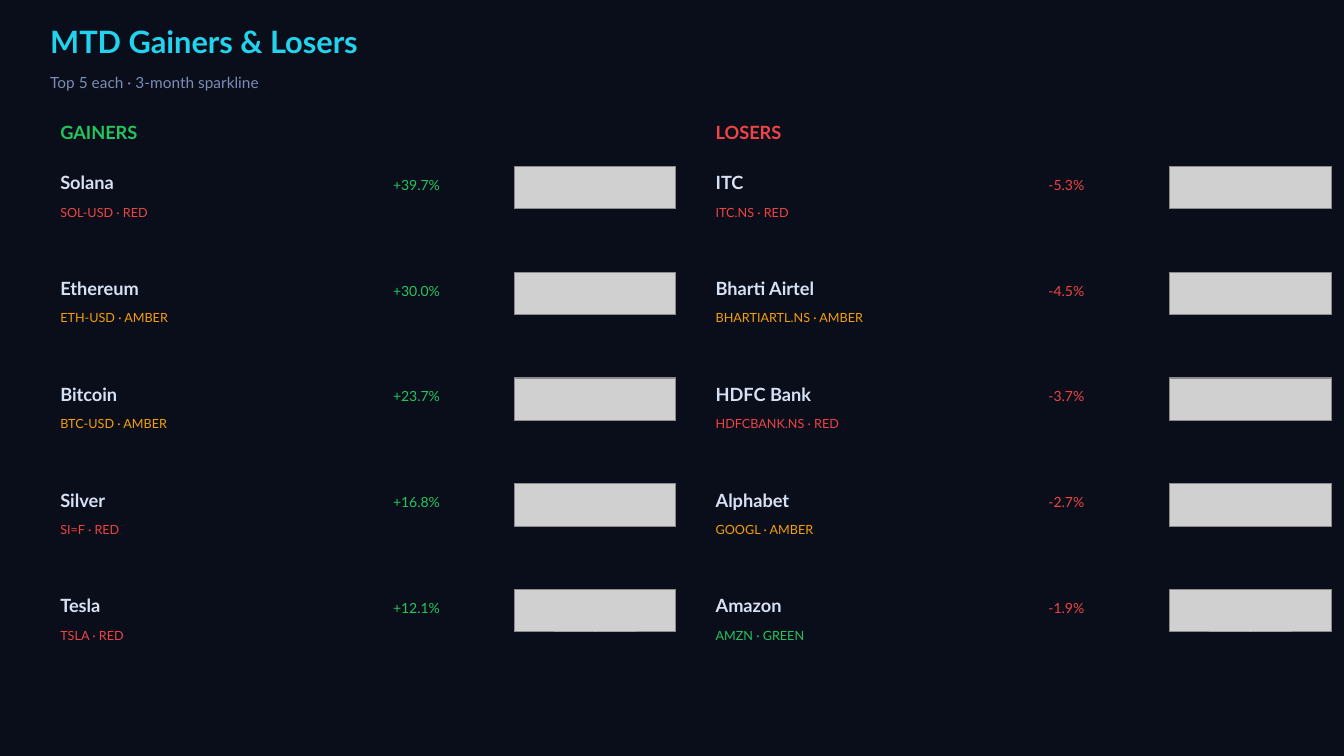
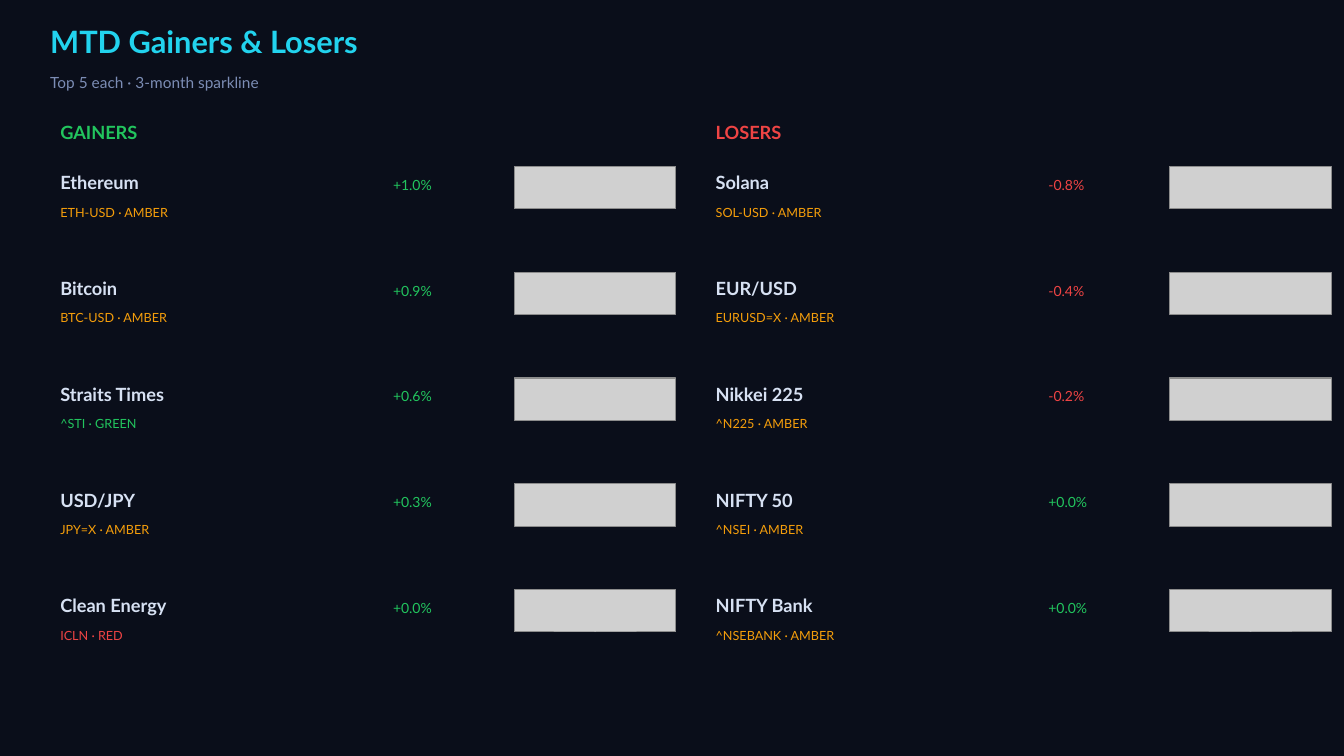
Before and after one commit to Pravkum23/pmr-terminal, a slide deck: slide 2 of docs/pmr_daily.pptx. Drawn at 1344x756 pixels with LibreOffice and Linux fonts; fonts in the diff are those of the drawing; grey boxes stand for pictures. Boxes give left, top, right and bottom in pixels: in the first picture for what was removed or moved away, otherwise in the second. Text is boxed around its words. In the diff, an @@ line names an element or a change of style, - is before the commit and + after.

```diff
--- a/docs/pmr_daily.pptx
+++ b/docs/pmr_daily.pptx
@@ text "Ethereum": place and size @@
-text "Ethereum" at <box>60,281,138,295</box>
+text "Ethereum" at <box>60,175,138,189</box>
@@ text removed at <box>60,175,114,189</box> @@
-Solana
@@ text at <box>716,175,770,189</box>: text changed @@
-ITC
+Solana
@@ text at <box>60,208,168,217</box>: text changed; text colour #EF4444 to #F59E0B @@
-SOL-USD · RED
+ETH-USD · AMBER
@@ text at <box>393,180,432,190</box>: text changed @@
-+39.7%
++1.0%
@@ text at <box>716,208,822,217</box>: text changed; text colour #EF4444 to #F59E0B @@
-ITC.NS · RED
+SOL-USD · AMBER
@@ text at <box>1048,180,1084,190</box>: text changed @@
--5.3%
+-0.8%
@@ text "Bitcoin": place and size @@
-text "Bitcoin" at <box>60,387,117,401</box>
+text "Bitcoin" at <box>60,281,117,295</box>
@@ text at <box>393,286,432,296</box>: text changed @@
-+30.0%
++0.9%
@@ text at <box>716,281,797,296</box>: text changed @@
-Bharti Airtel
+EUR/USD
@@ text at <box>1048,286,1084,296</box>: text changed @@
--4.5%
+-0.4%
@@ text at <box>60,313,167,322</box>: text changed @@
-ETH-USD · AMBER
+BTC-USD · AMBER
@@ text at <box>716,313,835,322</box>: text changed @@
-BHARTIARTL.NS · AMBER
+EURUSD=X · AMBER
@@ text added at <box>60,387,164,401</box>, 13 pt, text #D7E1F3, bold @@
+Straits Times
@@ text at <box>716,387,804,401</box>: text changed @@
-HDFC Bank
+Nikkei 225
@@ text at <box>60,419,136,428</box>: text changed; text colour #F59E0B to #22C55E @@
-BTC-USD · AMBER
+^STI · GREEN
@@ text at <box>393,391,432,401</box>: text changed @@
-+23.7%
++0.6%
@@ text at <box>716,419,808,428</box>: text changed; text colour #EF4444 to #F59E0B @@
-HDFCBANK.NS · RED
+^N225 · AMBER
@@ text at <box>1048,391,1084,401</box>: text changed @@
--3.7%
+-0.2%
@@ text at <box>60,493,135,508</box>: text changed @@
-Silver
+USD/JPY
@@ text at <box>393,497,432,507</box>: text changed @@
-+16.8%
++0.3%
@@ text at <box>716,493,793,507</box>: text changed @@
-Alphabet
+NIFTY 50
@@ text at <box>1048,497,1087,507</box>: text changed; text colour #EF4444 to #22C55E @@
--2.7%
++0.0%
@@ text at <box>60,525,150,534</box>: text changed; text colour #EF4444 to #F59E0B @@
-SI=F · RED
+JPY=X · AMBER
@@ text at <box>716,525,804,534</box>: text changed @@
-GOOGL · AMBER
+^NSEI · AMBER
@@ text at <box>60,598,166,616</box>: text changed @@
-Tesla
+Clean Energy
@@ text at <box>716,598,813,612</box>: text changed @@
-Amazon
+NIFTY Bank
@@ text at <box>393,603,432,613</box>: text changed @@
-+12.1%
++0.0%
@@ text at <box>1048,603,1087,613</box>: text changed; text colour #EF4444 to #22C55E @@
--1.9%
++0.0%
@@ text at <box>60,631,123,640</box>: text changed @@
-TSLA · RED
+ICLN · RED
@@ text at <box>716,631,835,640</box>: text changed; text colour #22C55E to #F59E0B @@
-AMZN · GREEN
+^NSEBANK · AMBER
```
Also in this commit, not shown: 3 other slides changed, 2 other files.
